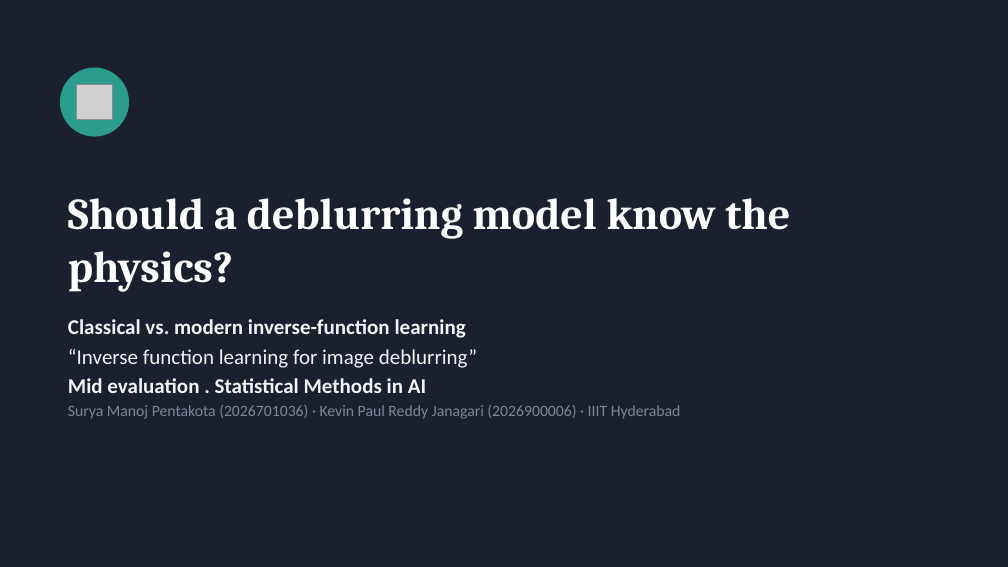
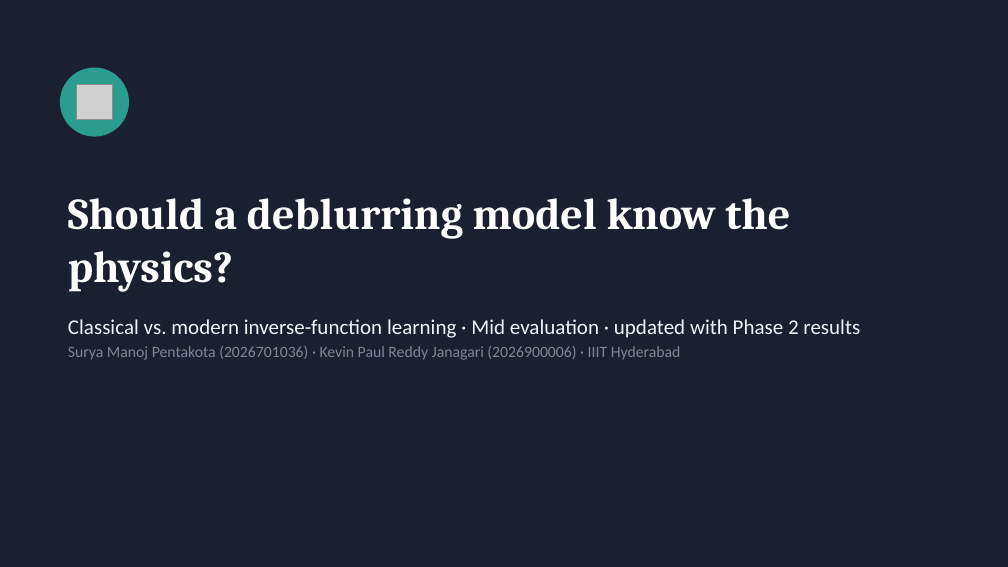
Before and after one commit to suryamanoj4/Inverse-Deblur, a slide deck: slide 1 of report/mid_evaluation.pptx. Drawn at 1008x567 pixels with LibreOffice and Linux fonts; fonts in the diff are those of the drawing; grey boxes stand for pictures. Boxes give left, top, right and bottom in pixels: in the first picture for what was removed or moved away, otherwise in the second. Text is boxed around its words. In the diff, an @@ line names an element or a change of style, - is before the commit and + after.

```diff
--- a/report/mid_evaluation.pptx
+++ b/report/mid_evaluation.pptx
@@ text at [68,319,860,338]: text changed; bold off @@
-Classical vs. modern inverse-function learning
-“Inverse function learning for image deblurring”
-Mid evaluation . Statistical Methods in AI
+Classical vs. modern inverse-function learning · Mid evaluation · updated with Phase 2 results
```
Also in this commit, not shown: 12 other slides changed, 2 slides added, 4 other files.
